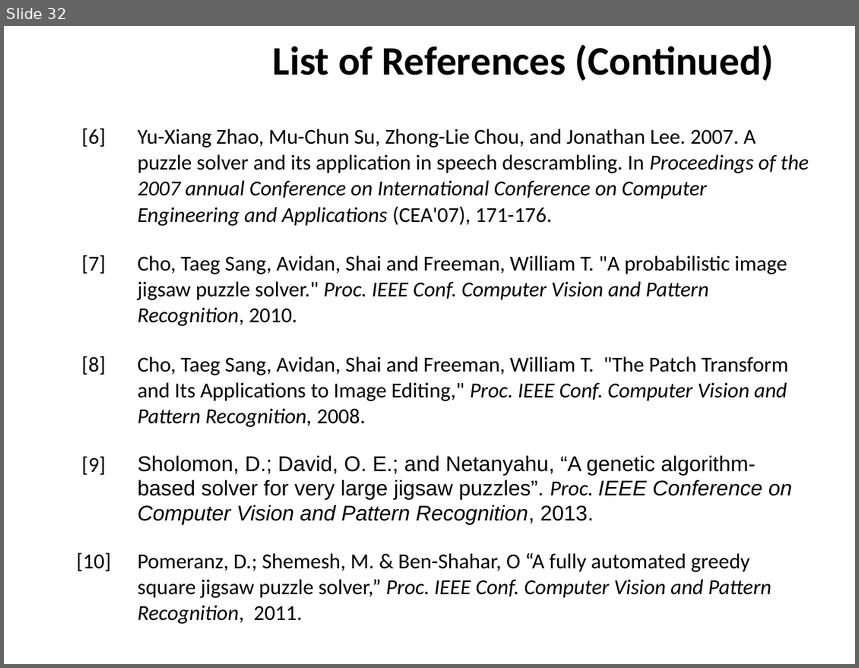
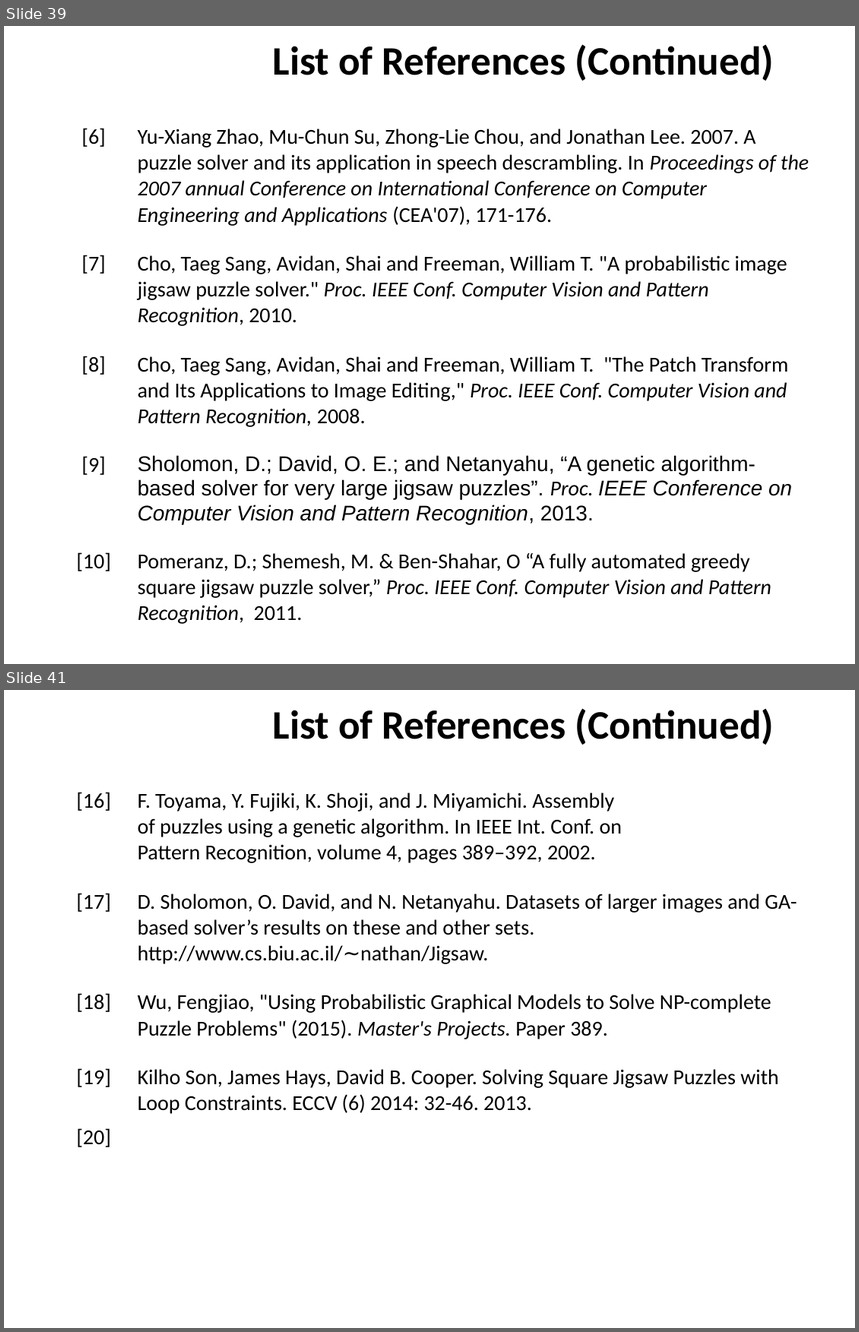
Before and after one commit to ZaydH/sjsu_thesis, a slide deck: Papers/Zayd_Hammoudeh_-_Square_Jigsaw_Puzzle_Problem_Literature_Review.pptx. Shown one above the other, each under a label of ours: slide 32 before the commit, slides 39 and 41 after it; the slides between them are not shown. The pictures are 859x668 and 859x1332 pixels, drawn with LibreOffice and Linux fonts; fonts in the diff are those of the drawing; background and template pictures are left out. Boxes give left, top, right and bottom in pixels: in the first picture for what was removed or moved away, otherwise in the second. Text is boxed around its words. In the diff, an @@ line names an element or a change of style, - is before the commit and + after.

Commit message:
Adding more references. Updating the literature review with the genetic algorithm paper. Adding more papers.

```diff
--- a/Papers/Zayd_Hammoudeh_-_Square_Jigsaw_Puzzle_Problem_Literature_Review.pptx
+++ b/Papers/Zayd_Hammoudeh_-_Square_Jigsaw_Puzzle_Problem_Literature_Review.pptx
@@ slide 41 added at (x1=4, y1=690, x2=855, y2=1328), background #FFFFFF @@
@@ title added at (x1=273, y1=708, x2=774, y2=745), 34.2 pt, text #000000, bold @@
+List of References (Continued)
@@ table added at (x1=59, y1=783, x2=823, y2=1155), 5 rows, 2 columns @@
+[16] | F. Toyama, Y. Fujiki, K. Shoji, and J. Miyamichi. Assembly / of puzzles using a genetic algorithm. In IEEE Int. Conf. on / Pattern Recognition, volume 4, pages 389–392, 2002.
+[17] | D. Sholomon, O. David, and N. Netanyahu. Datasets of larger images and GA-based solver’s results on these and other sets. http://www.cs.biu.ac.il/∼nathan/Jigsaw.
+[18] | Wu, Fengjiao, "Using Probabilistic Graphical Models to Solve NP-complete Puzzle Problems" (2015). Master's Projects. Paper 389.
+[19] | Kilho Son, James Hays, David B. Cooper. Solving Square Jigsaw Puzzles with Loop Constraints. ECCV (6) 2014: 32-46. 2013.
+[20] | 
@@ what was slide 32 is now slide 39 @@
```
Also in this commit, not shown: 3 slides changed, 7 other slides added, 3 other files.
